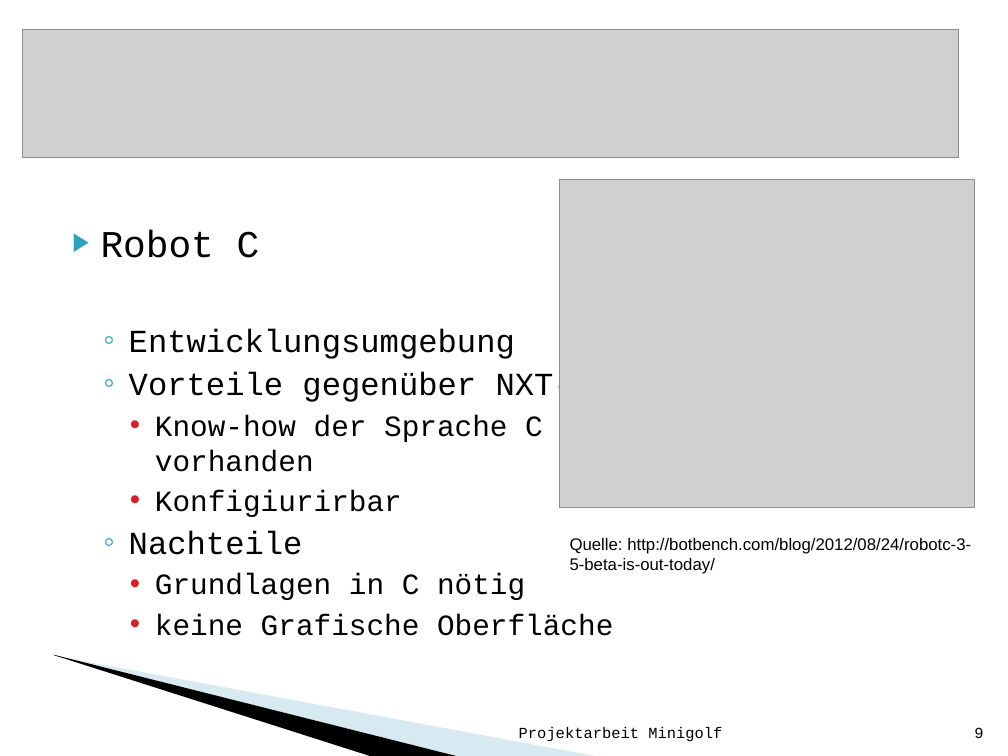
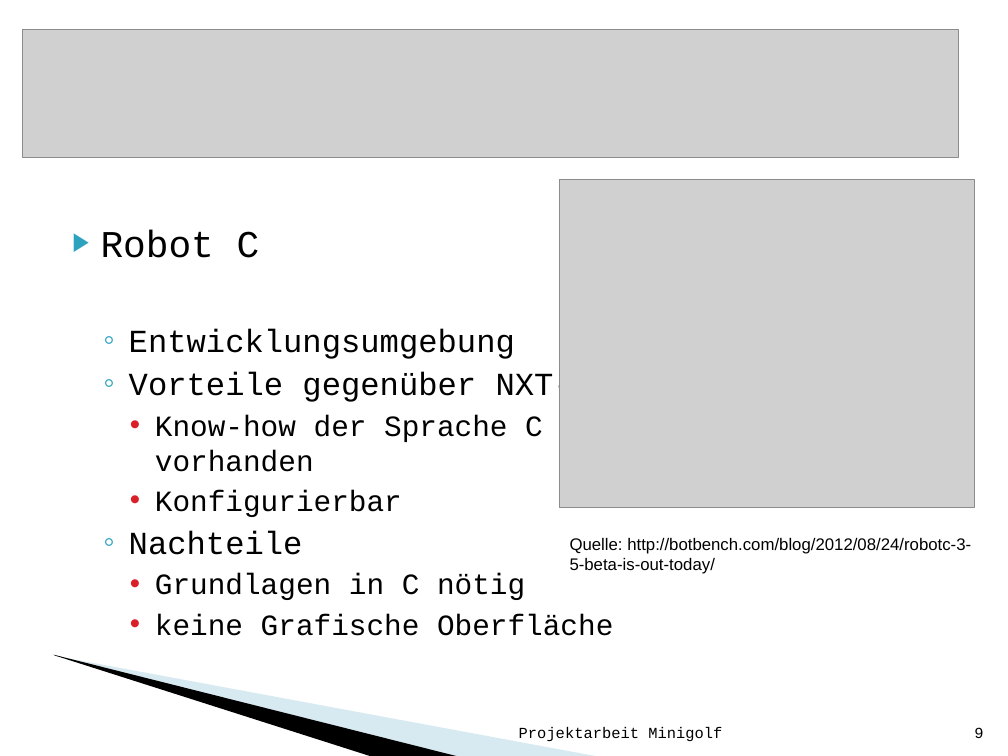
Before and after one commit to Rabbit2Clone/LegoMinigolfV1, a slide deck: slide 9 of Minigolf_mit_Lego_Mindstorms.ppt. Drawn at 1008x756 pixels with LibreOffice and Linux fonts; fonts in the diff are those of the drawing; grey boxes stand for pictures; background and template pictures are left out. Boxes give left, top, right and bottom in pixels: in the first picture for what was removed or moved away, otherwise in the second. Text is boxed around its words. In the diff, an @@ line names an element or a change of style, - is before the commit and + after.

```diff
--- a/Minigolf_mit_Lego_Mindstorms.ppt
+++ b/Minigolf_mit_Lego_Mindstorms.ppt
@@ text at (x1=155, y1=490, x2=402, y2=517): text changed @@
-    • Konfigiurirbar
+    • Konfigurierbar
```
Also in this commit, not shown: 2 other slides changed, 6 slides added, 3 other files.
